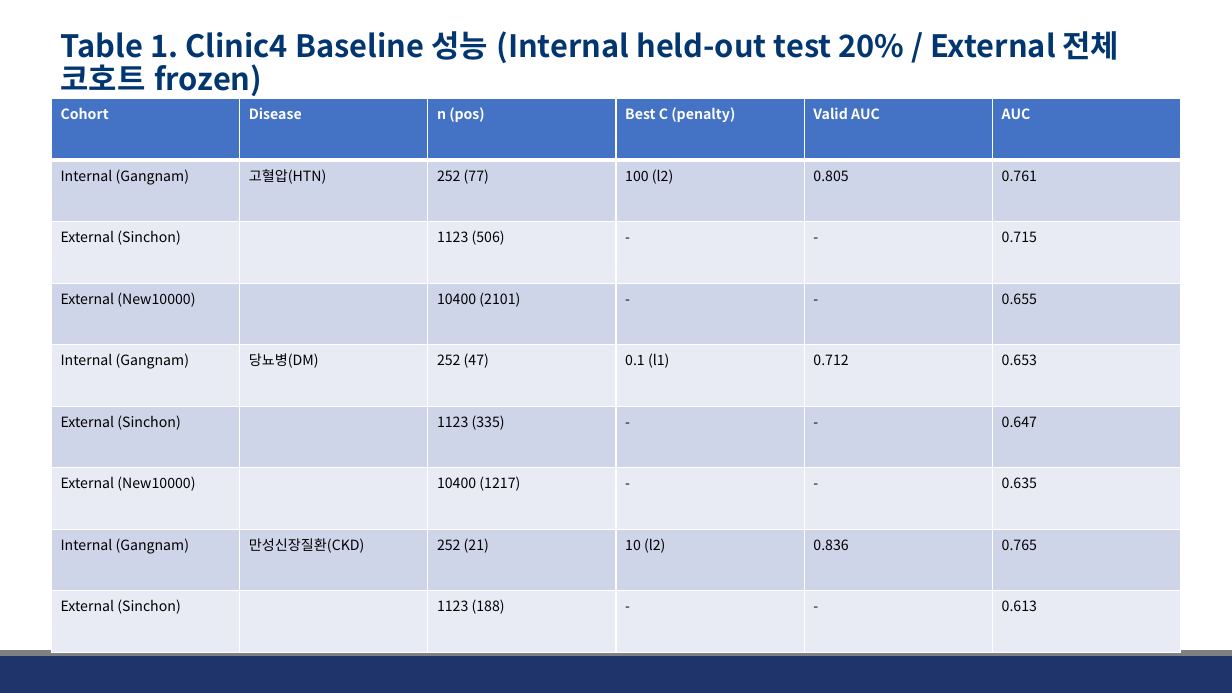
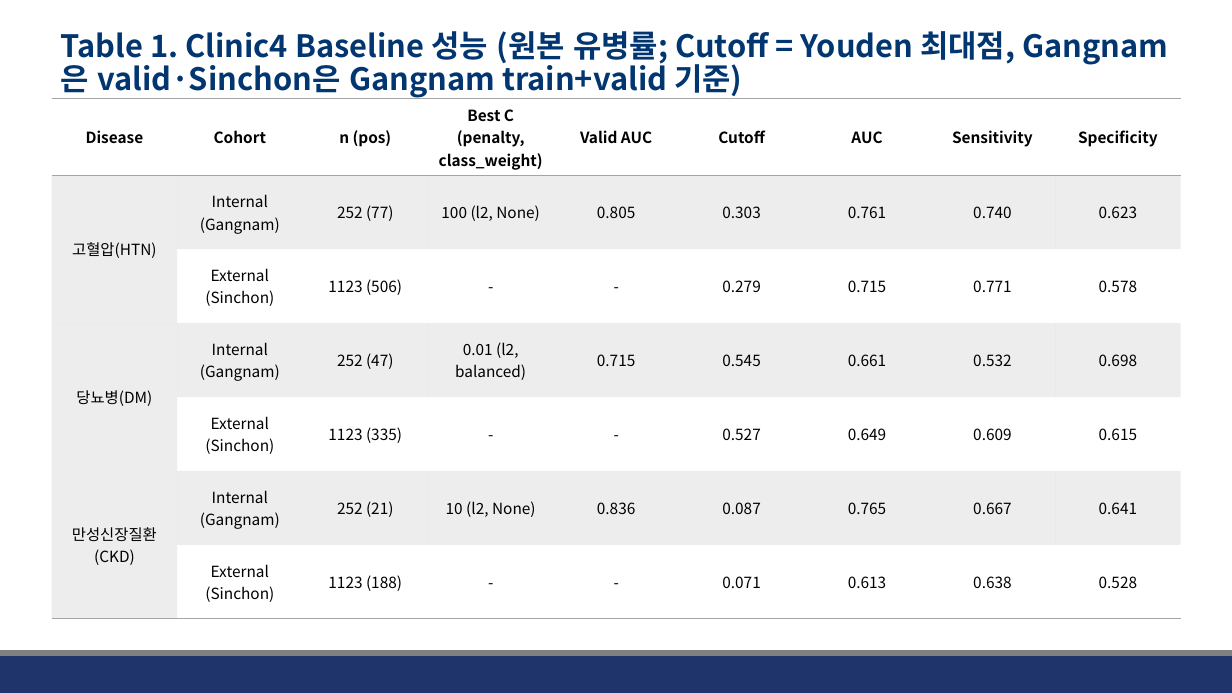
Before and after one commit to JHWannabe/Clinical_Study, a slide deck: slide 4 of docs/261002.pptx (slide 3 before the commit). Drawn at 1232x693 pixels with LibreOffice and Linux fonts; fonts in the diff are those of the drawing; background and template pictures are left out. Boxes give left, top, right and bottom in pixels: in the first picture for what was removed or moved away, otherwise in the second. Text is boxed around its words. In the diff, an @@ line names an element or a change of style, - is before the commit and + after.

```diff
--- a/docs/261002.pptx
+++ b/docs/261002.pptx
@@ title at bbox=[61, 31, 1015, 99]: text changed @@
-Table 1. Clinic4 Baseline 성능 (Internal held-out test 20% / External 전체 코호트 frozen)
+Table 1. Clinic4 Baseline 성능 (원본 유병률; Cutoff = Youden 최대점, Gangnam은 valid·Sinchon은 Gangnam train+valid 기준)
@@ table at bbox=[52, 99, 1183, 616] @@
-Cohort | Disease | n (pos) | Best C (penalty) | Valid AUC | AUC
-Internal (Gangnam) | 고혈압(HTN) | 252 (77) | 100 (l2) | 0.805 | 0.761
-External (Sinchon) |  | 1123 (506) | - | - | 0.715
-External (New10000) |  | 10400 (2101) | - | - | 0.655
-Internal (Gangnam) | 당뇨병(DM) | 252 (47) | 0.1 (l1) | 0.712 | 0.653
-External (Sinchon) |  | 1123 (335) | - | - | 0.647
-External (New10000) |  | 10400 (1217) | - | - | 0.635
-Internal (Gangnam) | 만성신장질환(CKD) | 252 (21) | 10 (l2) | 0.836 | 0.765
-External (Sinchon) |  | 1123 (188) | - | - | 0.613
+Disease | Cohort | n (pos) | Best C (penalty, class_weight) | Valid AUC | Cutoff | AUC | Sensitivity | Specificity
+고혈압(HTN) | Internal (Gangnam) | 252 (77) | 100 (l2, None) | 0.805 | 0.303 | 0.761 | 0.740 | 0.623
+ | External (Sinchon) | 1123 (506) | - | - | 0.279 | 0.715 | 0.771 | 0.578
+당뇨병(DM) | Internal (Gangnam) | 252 (47) | 0.01 (l2, balanced) | 0.715 | 0.545 | 0.661 | 0.532 | 0.698
+ | External (Sinchon) | 1123 (335) | - | - | 0.527 | 0.649 | 0.609 | 0.615
+만성신장질환(CKD) | Internal (Gangnam) | 252 (21) | 10 (l2, None) | 0.836 | 0.087 | 0.765 | 0.667 | 0.641
+ | External (Sinchon) | 1123 (188) | - | - | 0.071 | 0.613 | 0.638 | 0.528
```
Also in this commit, not shown: 10 other slides changed, 6 slides added, 42 other files.
